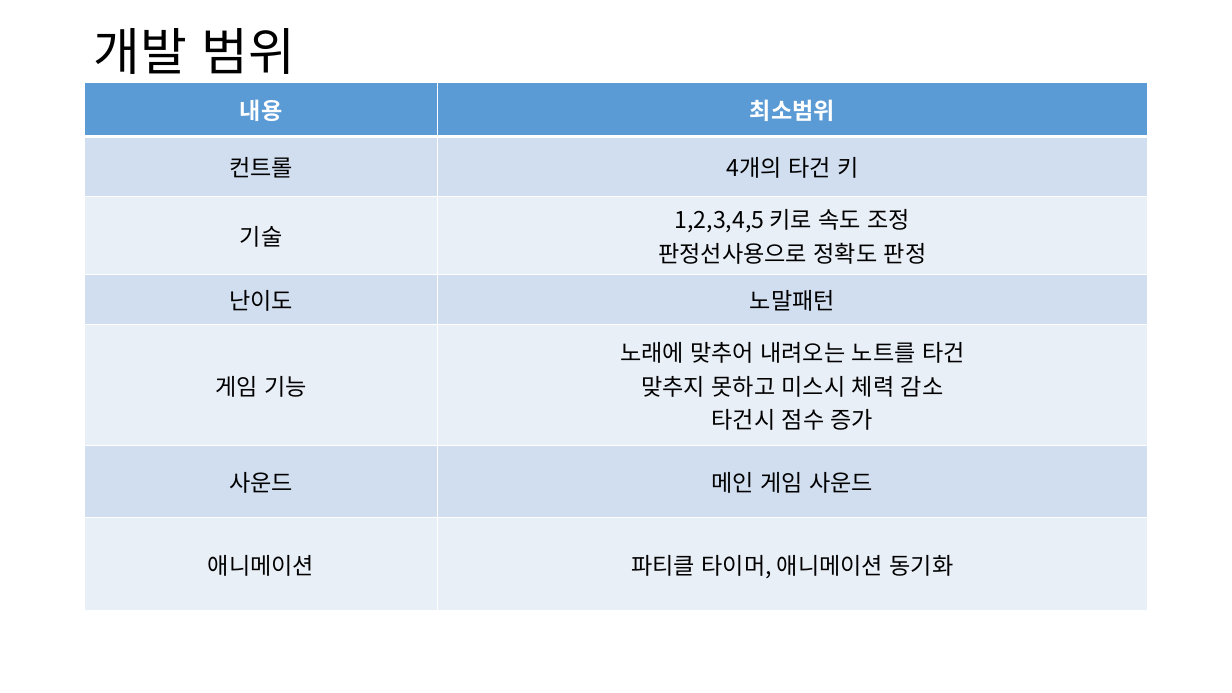
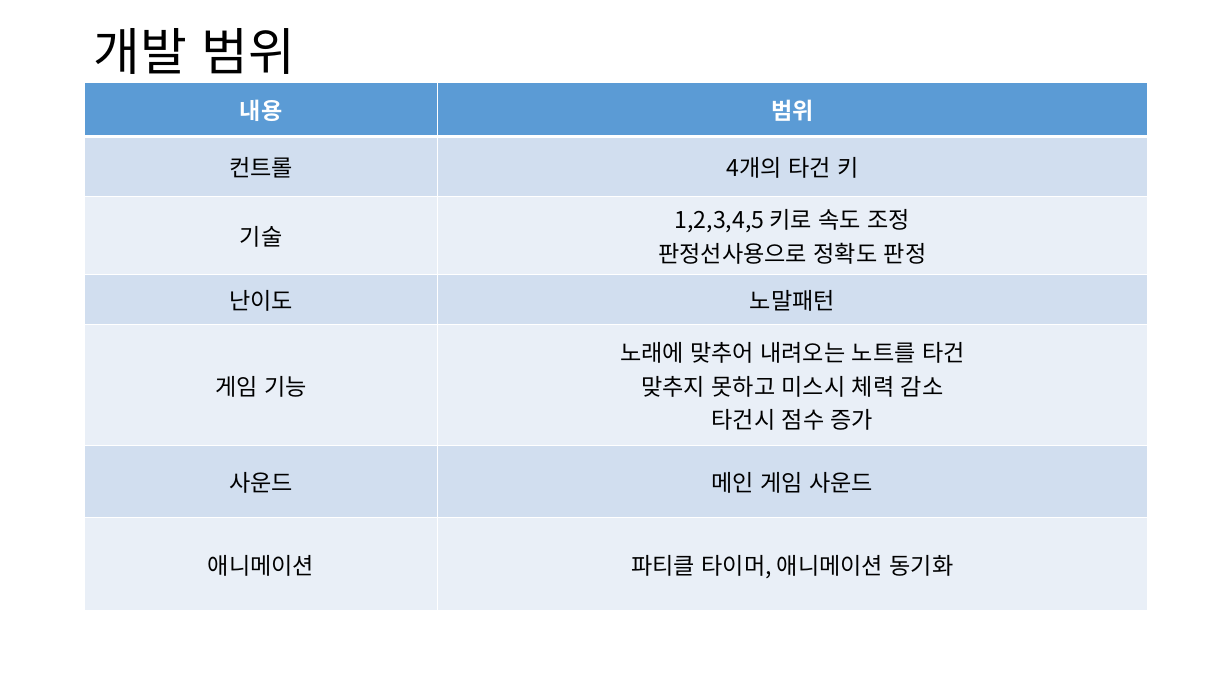
Before and after one commit to Lyricia/2D-Game-Programing, a slide deck: slide 3 of Presentation/2nd/2013182001 2nd PPT.pptx. Drawn at 1232x693 pixels with LibreOffice and Linux fonts; fonts in the diff are those of the drawing. Boxes give left, top, right and bottom in pixels: in the first picture for what was removed or moved away, otherwise in the second. Text is boxed around its words. In the diff, an @@ line names an element or a change of style, - is before the commit and + after.

```diff
--- a/Presentation/2nd/2013182001 2nd PPT.pptx
+++ b/Presentation/2nd/2013182001 2nd PPT.pptx
@@ table at [85,82,1148,611] @@
-row 1, column 2: 최소범위
+row 1, column 2: 범위
```
Also in this commit, not shown: 2 other slides changed, 5 other files.
